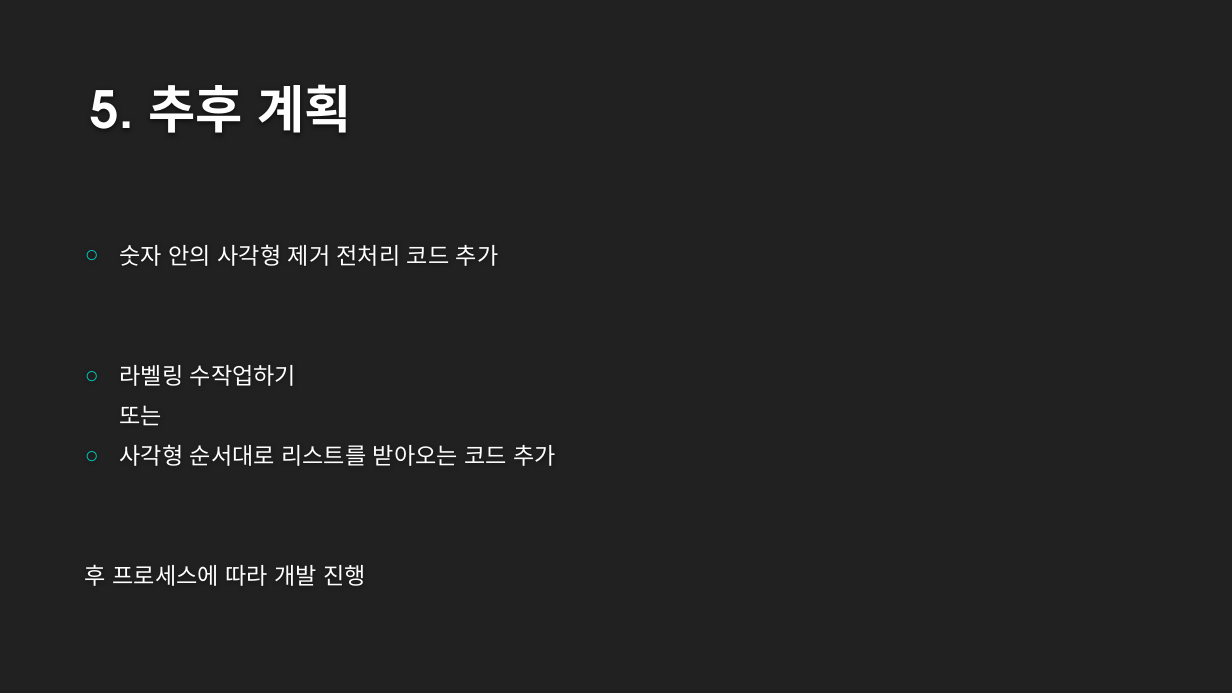
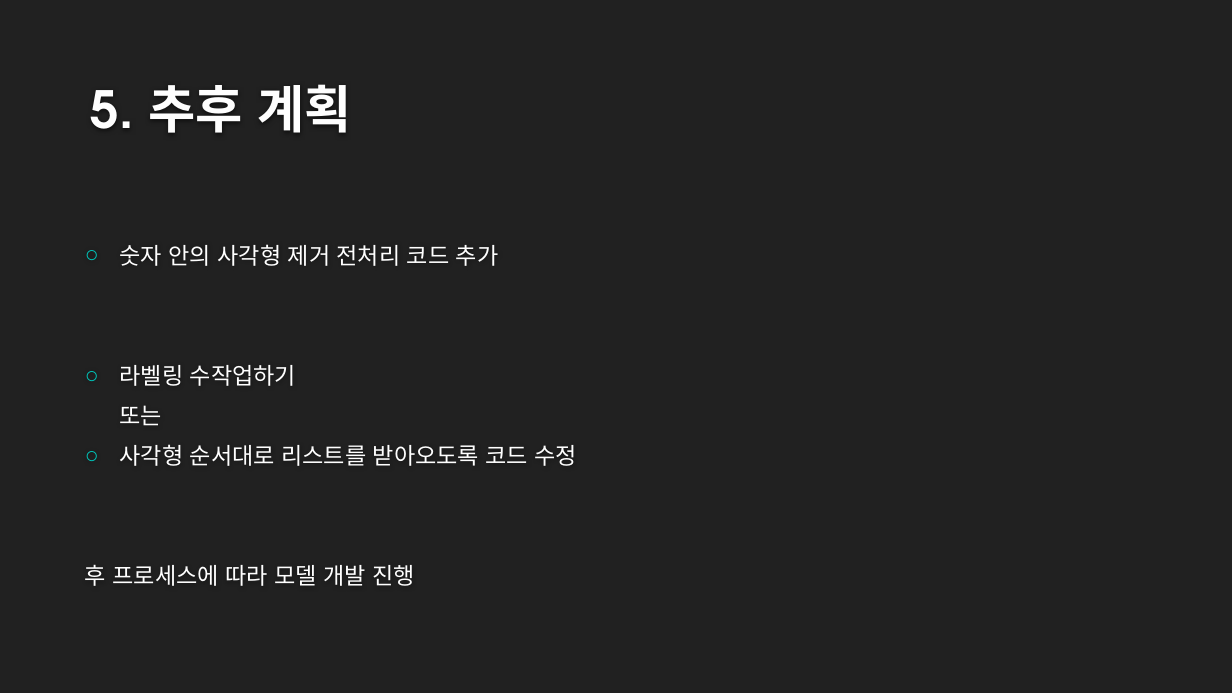
Before and after one commit to namnamu/Car_license_plate_recognition, a slide deck: slide 11 of 번호판 인식 모델 개발.pptx. Drawn at 1232x693 pixels with LibreOffice and Linux fonts; fonts in the diff are those of the drawing; background and template pictures are left out. Boxes give left, top, right and bottom in pixels: in the first picture for what was removed or moved away, otherwise in the second. Text is boxed around its words. In the diff, an @@ line names an element or a change of style, - is before the commit and + after.

Commit message:
update ppt

```diff
--- a/번호판 인식 모델 개발.pptx
+++ b/번호판 인식 모델 개발.pptx
@@ text at (85,444,577,586): text changed @@
-○ 사각형 순서대로 리스트를 받아오는 코드 추가
-후 프로세스에 따라 개발 진행
+○ 사각형 순서대로 리스트를 받아오도록 코드 수정
+후 프로세스에 따라 모델 개발 진행
```
Also in this commit, not shown: 4 other slides changed.
